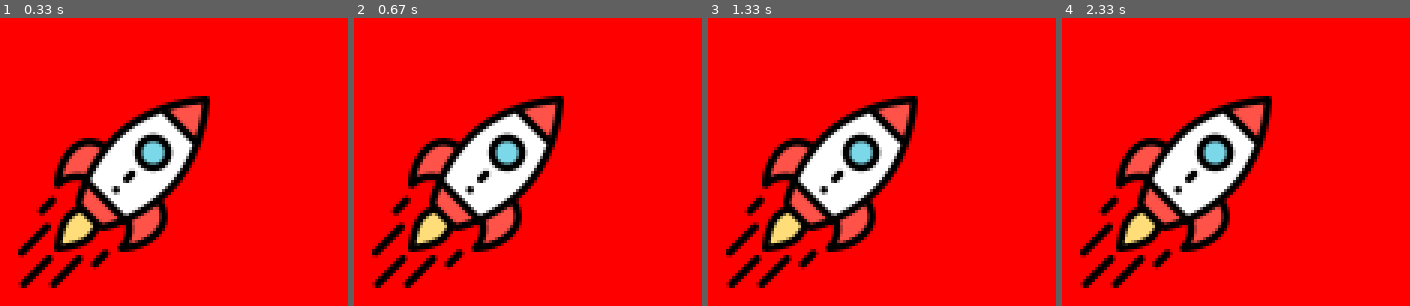
Above: before the commit, frames 1-4 (left to right).
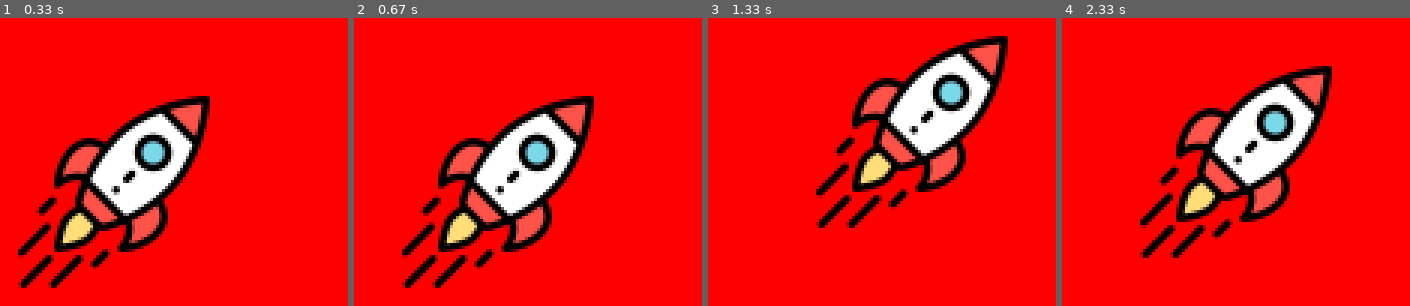
Above: after the commit, the same moments.

Repository: mamahmoud/test_pygame
Game: pygame game, started from test_1.py
Same seed, same stepped clock (60 frames per second), same inputs: the game is played once before the commit and once after it.
Inputs:
- Up to frame 1 (0.33 s): no input
- Up to frame 2 (0.67 s): hold Right from 0.33 s (still down)
- Up to frame 3 (1.33 s): release Right at 0.8 s; hold Up 0.83-1.13 s; hold Right from 1.17 s (still down)
- Up to frame 4 (2.33 s): release Right at 1.63 s; hold Left 1.67-2.2 s; hold Down from 2.23 s (still down)

Frame 1 is identical in both runs. In frame 2, 20% of the frame differs, in the area x 5-69%, y 27-94%; in frame 3, 27%, in the area x 5-87%, y 6-94%; in frame 4, 23%.

Commit message:
adding moving with keyboard

Diff:
--- a/test_1.py
+++ b/test_1.py
@@ -21,16 +21,36 @@
     # adding image icon
     icon = pygame.image.load("startup.png")
     img = pygame.image.load("startup_2.png")
+    player_x = 370
+    player_y = 500
 
     # game loop
+    i = 0
     while True:
         # change color
         screen1.fill((255, 0, 0))
         for event in pygame.event.get():
             if event.type == pygame.QUIT:
                 sys.exit(0)
+            if event.type == pygame.KEYDOWN or event.type == pygame.KEYUP:
+                print(event.key)
+                if event.key == 1073741906:
+                    player_y -= 10
+                    break
+                elif event.key == 1073741905:
+                    player_y += 10
+                    break
+                elif event.key == 1073741903:
+                    player_x += 10
+                    break
+                elif event.key == 1073741904:
+                    player_x -= 10
+                    break
+
         # draw player
-        draw_player(screen1, img, 370, 500)
+        draw_player(screen1, img, player_x, player_y)
+        # draw_player(screen1, img, i, i)
+        i += 1
         # update animation
         pygame.display.update()
         clock.tick(240)
